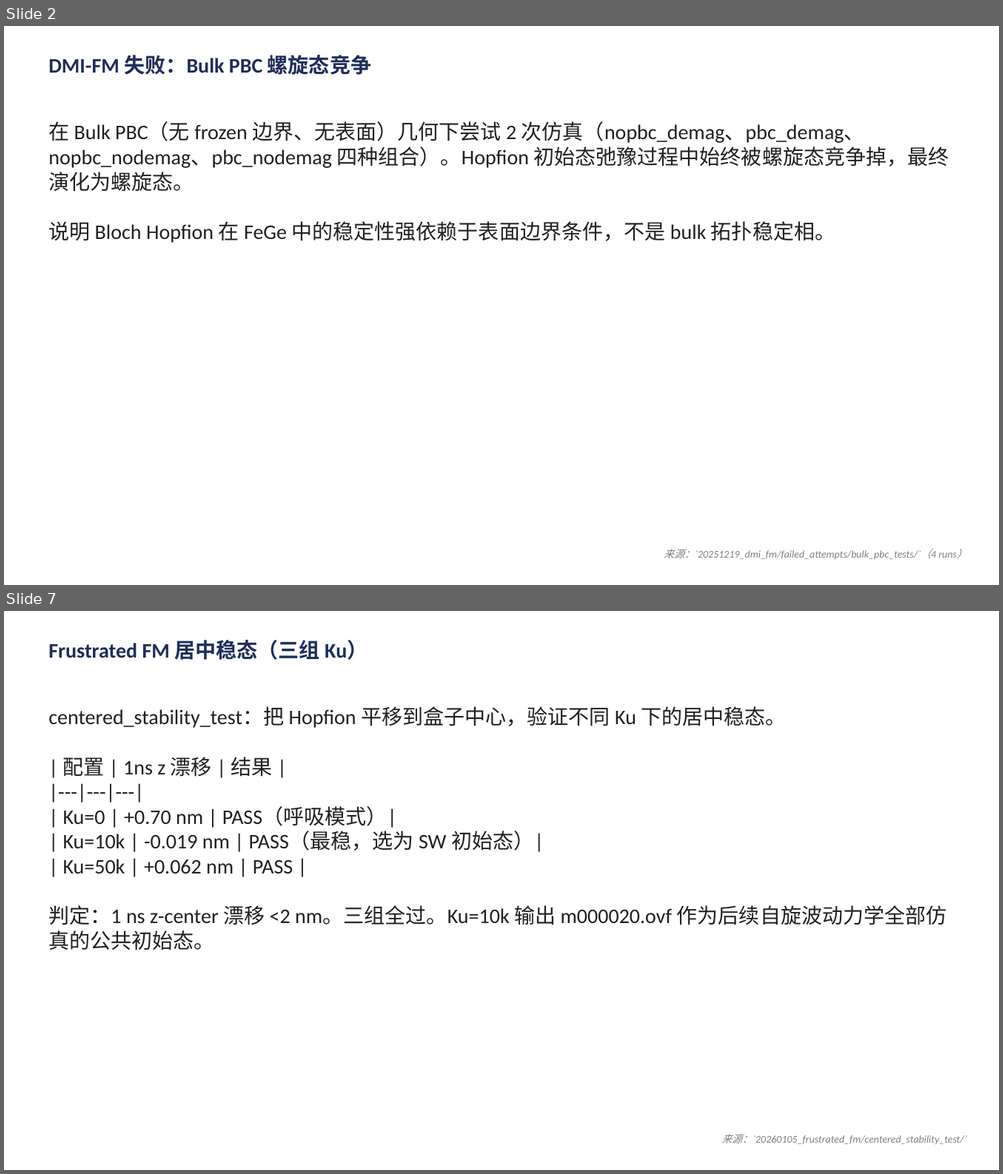
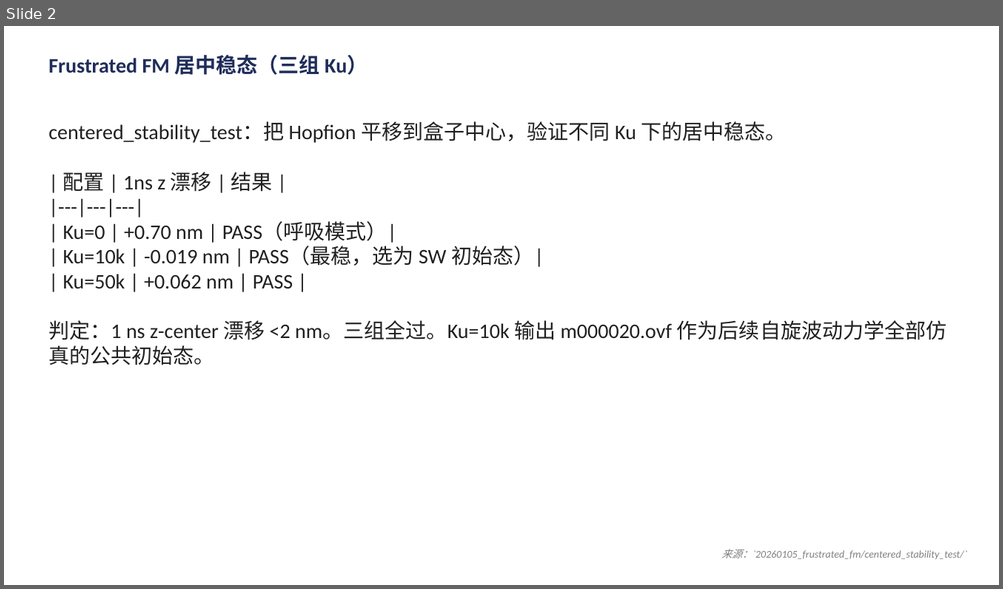
Before and after one commit to Wlybs/Hopfion, a slide deck: presentation/talk.pptx. Shown one above the other, each under a label of ours: slides 2 and 7 before the commit, slide 2 after it; the slides between them are not shown. The pictures are 1003x1174 and 1003x589 pixels, drawn with LibreOffice and Linux fonts; fonts in the diff are those of the drawing. Boxes give left, top, right and bottom in pixels: in the first picture for what was removed or moved away, otherwise in the second. Text is boxed around its words. In the diff, an @@ line names an element or a change of style, - is before the commit and + after.

```diff
--- a/presentation/talk.pptx
+++ b/presentation/talk.pptx
@@ slide 2 removed at box(4, 26, 999, 585), background #FFFFFF @@
@@ text removed at box(48, 55, 371, 75) @@
-DMI-FM 失败：Bulk PBC 螺旋态竞争
@@ text removed at box(48, 121, 948, 243) @@
-在 Bulk PBC（无 frozen 边界、无表面）几何下尝试 2 次仿真（nopbc_demag、pbc_demag、nopbc_nodemag、pbc_nodemag 四种组合）。Hopfion 初始态弛豫过程中始终被螺旋态竞争掉，最终演化为螺旋态。
-说明 Bloch Hopfion 在 FeGe 中的稳定性强依赖于表面边界条件，不是 bulk 拓扑稳定相。
@@ text removed at box(663, 549, 956, 560) @@
-来源：`20251219_dmi_fm/failed_attempts/bulk_pbc_tests/`（4 runs）
@@ what was slide 7 is now slide 2 @@
```
Also in this commit, not shown: 7 slides changed, 5 other slides removed, 18 other files.
